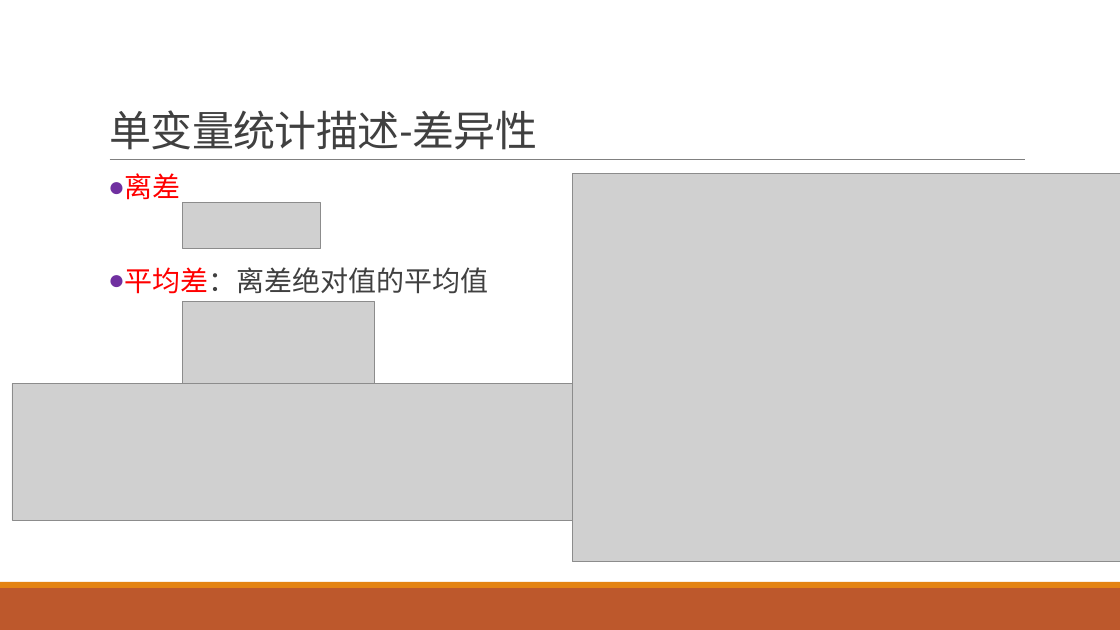
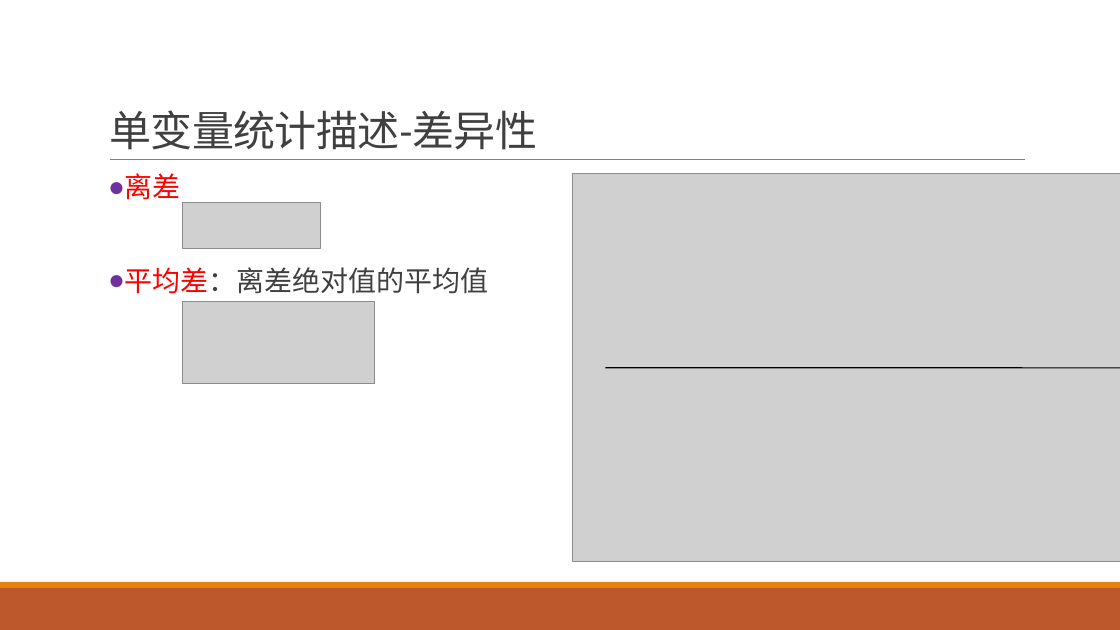
Before and after one commit to exoplanetX/DataAnalytics, a slide deck: slide 22 of 数据分析-3-探索性分析.pptx (slide 18 before the commit). Drawn at 1120x630 pixels with LibreOffice and Linux fonts; fonts in the diff are those of the drawing; grey boxes stand for pictures. Boxes give left, top, right and bottom in pixels: in the first picture for what was removed or moved away, otherwise in the second. Text is boxed around its words. In the diff, an @@ line names an element or a change of style, - is before the commit and + after.

```diff
--- a/数据分析-3-探索性分析.pptx
+++ b/数据分析-3-探索性分析.pptx
@@ picture removed at (12,384,572,520) @@
@@ line added from (606, 368) to (1120, 368), #000000 1 pt @@
```
Also in this commit, not shown: 17 other slides changed, 5 slides added, 2 slides removed.
